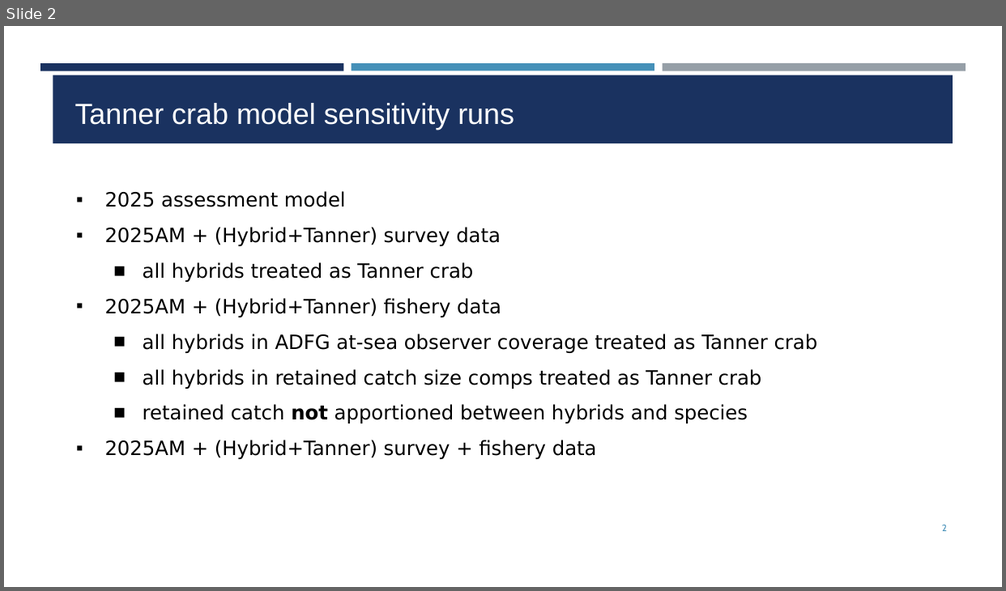
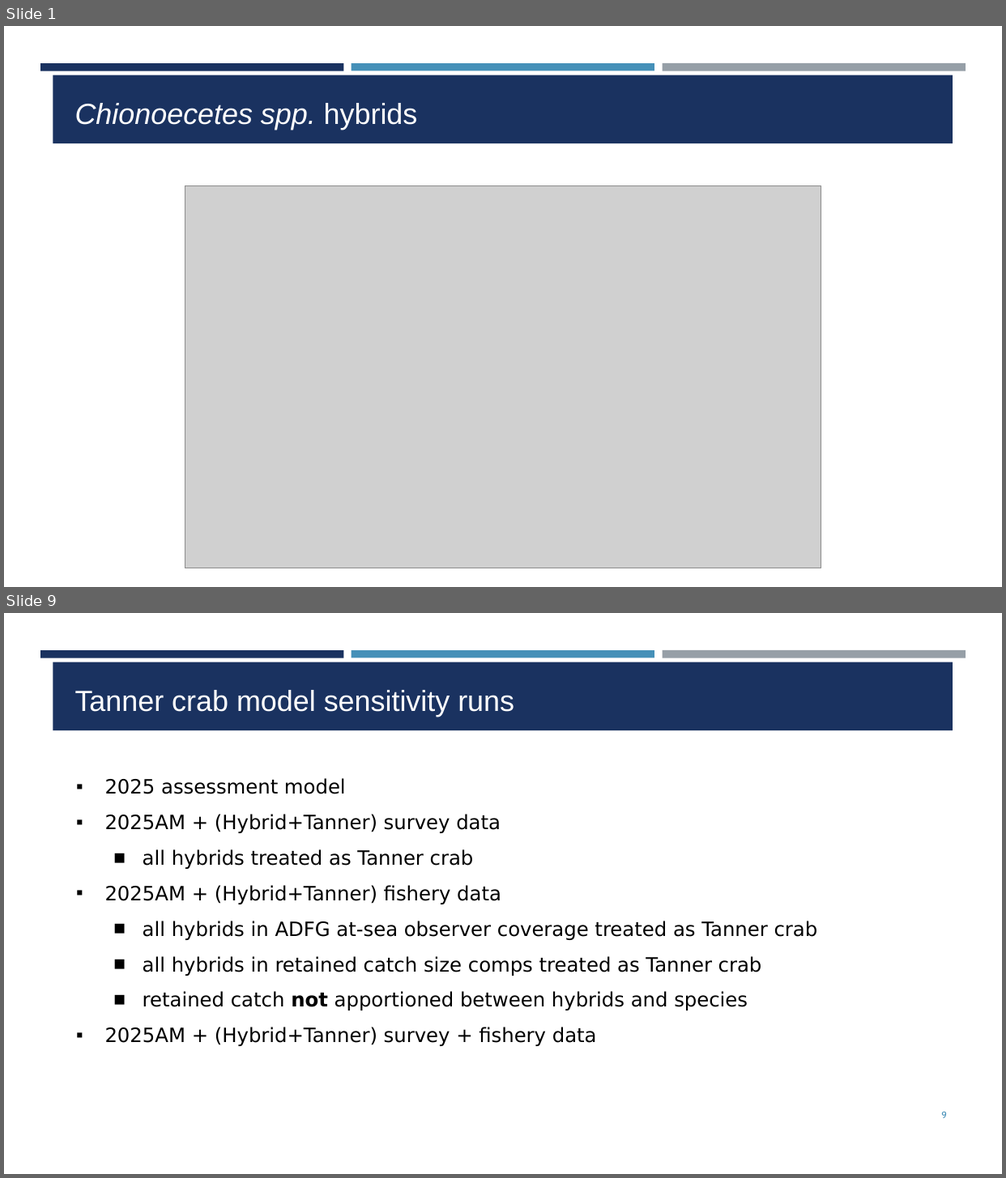
Before and after one commit to noaa-afsc/TannerCrab_2026CIEReview, a slide deck: presentations/HybridsConsiderations.pptx. Shown one above the other, each under a label of ours: slide 2 before the commit, slides 1 and 9 after it; the slides between them are not shown. The pictures are 1006x591 and 1006x1178 pixels, drawn with LibreOffice and Linux fonts; fonts in the diff are those of the drawing; grey boxes stand for pictures; background and template pictures are left out. Boxes give left, top, right and bottom in pixels: in the first picture for what was removed or moved away, otherwise in the second. Text is boxed around its words. In the diff, an @@ line names an element or a change of style, - is before the commit and + after.

Commit message:
20260521. Finished hybrid, assessment, bridging, updated agenda

```diff
--- a/presentations/HybridsConsiderations.pptx
+++ b/presentations/HybridsConsiderations.pptx
@@ slide 1 added at (4, 26, 1002, 587), background #FFFFFF; not listed: 4 template elements that a slide beside it also shows @@
@@ title added at (75, 103, 418, 130), 28 pt, text #FFFFFF, italic @@
+Chionoecetes spp. hybrids
@@ picture added at (185, 186, 821, 569) @@
@@ what was slide 2 is now slide 9 @@
@@ page number at (941, 1112, 947, 1118): text changed @@
-2
+9
```
Also in this commit, not shown: 6 slides changed, 1 other slide added, 1 slide removed, 6 other files.
